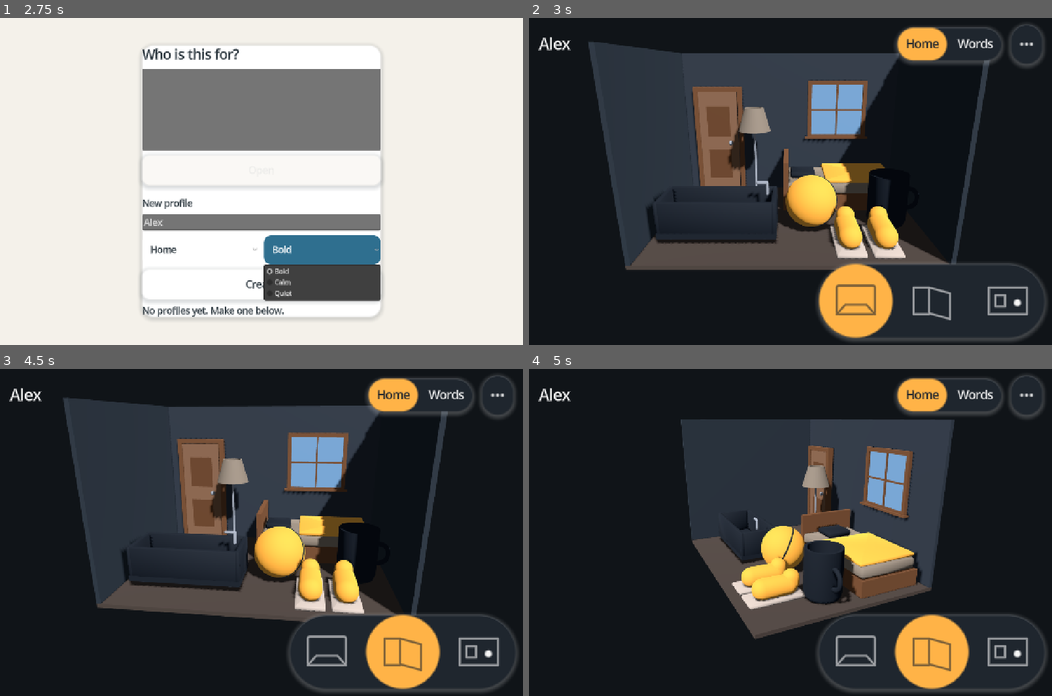
Above: before the commit, frames 1-4 (two rows, left to right).
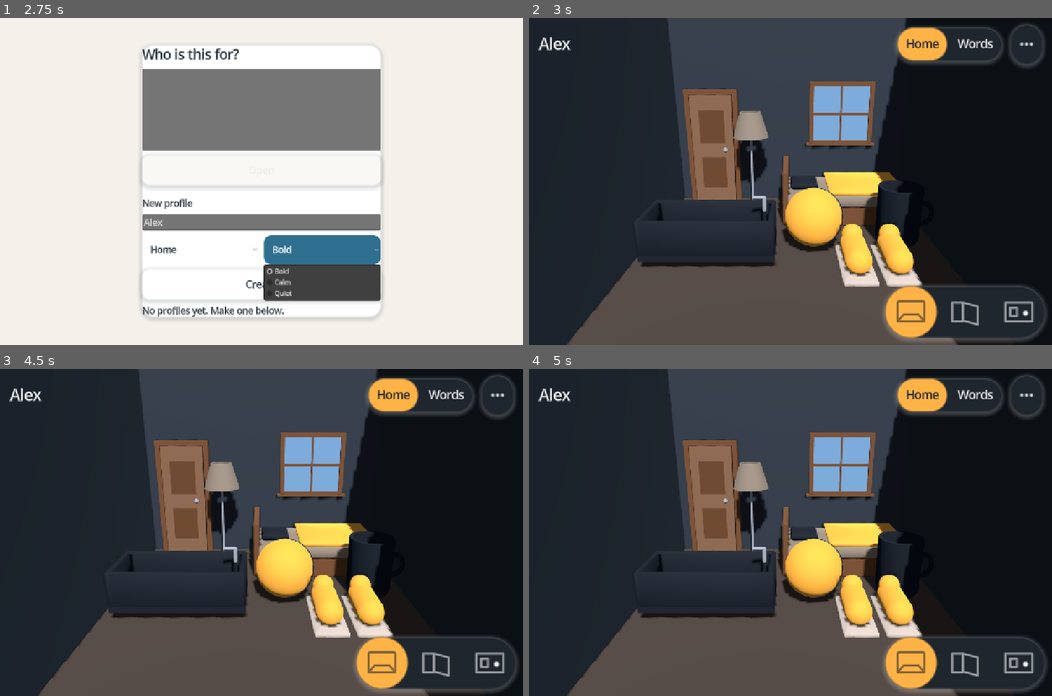
Above: after the commit, the same moments.

Repository: crashtestbrandt/alex
Game: Godot game, scene res://scenes/main.tscn
The game is run twice, just before and just after one commit, with the same random seed, the same clock (stepped at 60 frames per second) and the same inputs.
Inputs (mouse positions are in pixels of both pictures, inside the frame that each line leads up to):
- Up to frame 1 (2.75 s): click (261, 224) at 0.52 s; type "Alex" at 0.6 s; click "Home" at 1.25 s; click "Bold" at 2 s
- Up to frame 2 (3 s): click "Create" at 2.75 s
- Up to frame 3 (4.5 s): click (324, 650) at 3.52 s; click (381, 663) at 4.27 s
- Up to frame 4 (5 s): no input

Frame 1 is identical in both runs. In frame 2, 36% of the frame differs, in the area x 7-100%, y 0-100%; in frame 3, 38%; in frame 4, 48%.

Commit message:
feat(rooms) fill the screen with the room and shrink the view pill
- The floor and the side walls run an apron toward the camera and every wall rises past the room's height,
  so the world reaches every screen edge; spots and framing still use the room's box.
- The sun comes from the front, so the raised walls shadow the apron and not the back wall.
- A view button is seven tenths of the tile floor, never under 96 px.

Co-Authored-By: Claude Fable 5.1 <noreply@anthropic.com>
Claude-Session: https://claude.ai/code/session_01Brov8DxnPxPnDvfkaNeKXq

Diff:
--- a/scripts/child/room_view.gd
+++ b/scripts/child/room_view.gd
@@ -62,7 +62,8 @@
 	mouse_filter = Control.MOUSE_FILTER_STOP
 	focus_mode = Control.FOCUS_NONE
 	_build_shell()
-	_sun.look_at_from_position(Vector3(2.5, 5.0, 4.0), Vector3.ZERO, Vector3.UP)
+	# From the front and high, so the raised side walls throw their shadow onto the apron, not the back wall.
+	_sun.look_at_from_position(Vector3(0.8, 6.0, 5.0), Vector3.ZERO, Vector3.UP)
 	_sun.shadow_enabled = true
 	_sun.light_energy = 0.75
 	_env.environment = _make_environment(Style.current)
@@ -360,15 +361,18 @@
 
 # --- the room box -----------------------------------------------------------------------------------------
 
+## The floor and the side walls run an apron past the open front, and every wall rises past the room's height,
+## so the world fills the screen from the camera's side of the room (docs/geometry.md "The room").
 func _build_shell() -> void:
 	var w: float = RoomSpace.WIDTH
-	var h: float = RoomSpace.HEIGHT
-	var d: float = RoomSpace.DEPTH
+	var h: float = RoomSpace.HEIGHT + RoomSpace.WALL_RISE
+	var d: float = RoomSpace.DEPTH + RoomSpace.APRON
 	var t: float = RoomSpace.WALL
-	_floor = _slab(Vector3(w + 2.0 * t, t, d + t), Vector3(0.0, -t / 2.0, -t / 2.0), Style.current.floor_color)
-	_walls[Spot.Wall.BACK] = _slab(Vector3(w + 2.0 * t, h, t), Vector3(0.0, h / 2.0, -d / 2.0 - t / 2.0), Style.current.wall_color)
-	_walls[Spot.Wall.LEFT] = _slab(Vector3(t, h, d), Vector3(-w / 2.0 - t / 2.0, h / 2.0, 0.0), Style.current.wall_color.darkened(0.06))
-	_walls[Spot.Wall.RIGHT] = _slab(Vector3(t, h, d), Vector3(w / 2.0 + t / 2.0, h / 2.0, 0.0), Style.current.wall_color.darkened(0.06))
+	var mid_z: float = RoomSpace.APRON / 2.0
+	_floor = _slab(Vector3(w + 2.0 * t, t, d + t), Vector3(0.0, -t / 2.0, mid_z - t / 2.0), Style.current.floor_color)
+	_walls[Spot.Wall.BACK] = _slab(Vector3(w + 2.0 * t, h, t), Vector3(0.0, h / 2.0, -RoomSpace.DEPTH / 2.0 - t / 2.0), Style.current.wall_color)
+	_walls[Spot.Wall.LEFT] = _slab(Vector3(t, h, d), Vector3(-w / 2.0 - t / 2.0, h / 2.0, mid_z), Style.current.wall_color.darkened(0.06))
+	_walls[Spot.Wall.RIGHT] = _slab(Vector3(t, h, d), Vector3(w / 2.0 + t / 2.0, h / 2.0, mid_z), Style.current.wall_color.darkened(0.06))
 
 func _slab(size_m: Vector3, at: Vector3, color: Color) -> MeshInstance3D:
 	var batch: MeshBatch = Mesher.box(size_m / 2.0, 0.0, color)
--- a/scripts/child/view_widget.gd
+++ b/scripts/child/view_widget.gd
@@ -2,9 +2,13 @@
 class_name ViewWidget
 ## The learner's view buttons: Front, Side, Top, and Turn when the room allows an orbit. Front is the default
 ## and the way back. The pressed pill is the current view, so the widget reads as a state, not a menu. Each
-## button is a distance-field glyph in a distance-field pill, and honors the style's touch floor.
+## button is a distance-field glyph in a distance-field pill, sized from the style's touch floor: a view
+## button is a secondary control, so it takes `BUTTON_SCALE` of a tile, never under `MIN_PX`.
 
 signal view_chosen(view: CameraFraming.View)
+
+const BUTTON_SCALE: float = 0.7
+const MIN_PX: float = 96.0
 
 const _FIGURES: Dictionary[int, SdfGlyph.Figure] = {
 	CameraFraming.View.FRONT: SdfGlyph.Figure.FRONT,
@@ -42,7 +46,7 @@
 	view_chosen.emit(view)
 
 func _size_buttons() -> void:
-	var px: float = float(Style.current.tile_min_size)
+	var px: float = maxf(Style.current.tile_min_size * BUTTON_SCALE, MIN_PX)
 	for button: ViewButton in _buttons.values():
 		button.custom_minimum_size = Vector2(px, px)
 
--- a/scripts/geometry/room_space.gd
+++ b/scripts/geometry/room_space.gd
@@ -8,6 +8,11 @@
 const HEIGHT: float = 2.6
 const DEPTH: float = 3.0
 const WALL: float = 0.06
+## How far the floor and the side walls run past the open front, toward the camera, so the world reaches the
+## screen's edges and bottom instead of stopping at the room's box.
+const APRON: float = 4.0
+## How far the walls rise past the room's height, so their top edge runs off the top of the screen.
+const WALL_RISE: float = 1.5
 
 static func dims() -> Vector3:
 	return Vector3(WIDTH, HEIGHT, DEPTH)
Binary file changed: docs/img/record.png
Binary file changed: docs/img/room.png
Not shown, changed: CLAUDE.md
Not shown, changed: docs/geometry.md
Not shown, changed: docs/ui.md
